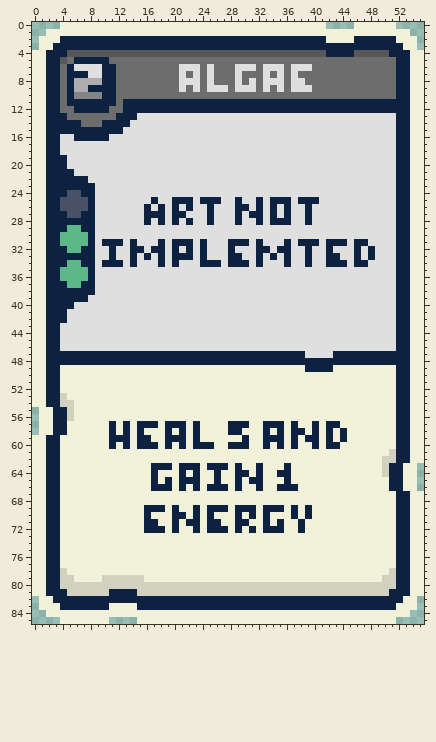
Two versions of one sprite sheet, Art/Cards/024 Algae.png. Above is the file before it was changed.
The file is 56x86 pixels.
New version:
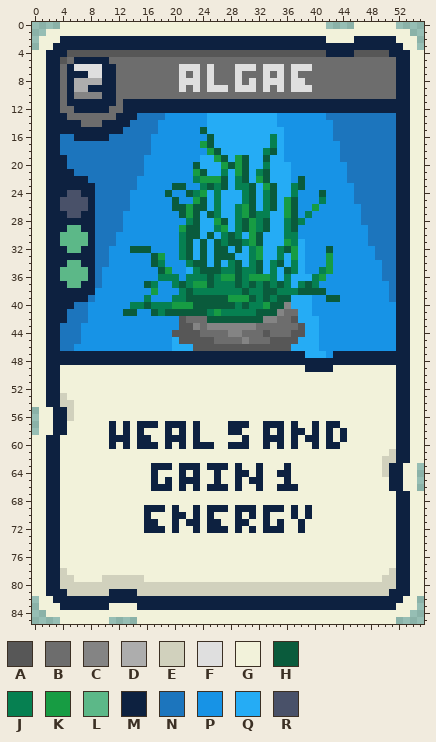
Palette (. is transparent): A #575757  B #6d6d6d  C #848484  D #adadad  E #d1d1bd  F #dfdfdf  G #f2f2da  H #0a5b3c  J #068051  K #179c43  L #5cb888  M #0d2140  N #1c75bd  P #1793e6  Q #25acf5  R #495169
The exact change:
y 13: x 15..51 FFFFFFFFFFFFFFFFFFFFFFFFFFFFFFFFFFFFF -> NNNNPPPPPPQQQQQQQQQQPPPPPPPNNNNNNNNNN
y 14: x 14..51 FFFFFFFFFFFFFFFFFFFFFFFFFFFFFFFFFFFFFF -> NNNNPPPPPPPQQQQQQQQQQPPPPPPPPNNNNNNNNN
y 15: x 13..51 FFFFFFFFFFFFFFFFFFFFFFFFFFFFFFFFFFFFFFF -> NNNNNPPPPPPHQQQQQQQQQQQPPPPPPPNNNNNNNNN
y 16: x 4..5 FF -> NN; x 11..51 FFFFFFFFFFFFFFFFFFFFFFFFFFFFFFFFFFFFFFFFF -> NNNNNNPPPPPPPPHQQQQQQQQJQPPPPPPPNNNNNNNNN
y 17: x 4..51 FFFFFFFFFFFFFFFFFFFFFFFFFFFFFFFFFFFFFFFFFFFFFFFF -> NNNNNNNNNNNNNPPPPPPPKHQQQQQQQQJQPPPPPPPPNNNNNNNN
y 18: x 4..51 FFFFFFFFFFFFFFFFFFFFFFFFFFFFFFFFFFFFFFFFFFFFFFFF -> NNNNNNNNNNNNNPPPPPPPPKHQQQQQQJHQPPPPPPPPNNNNNNNN
y 19: x 5..51 FFFFFFFFFFFFFFFFFFFFFFFFFFFFFFFFFFFFFFFFFFFFFFF -> NNNNNNNNNNNPPPPPPPPQQKHQKHQQHQQPPPPPPPPNNNNNNNN
y 20: x 5..51 FFFFFFFFFFFFFFFFFFFFFFFFFFFFFFFFFFFFFFFFFFFFFFF -> NNNNNNNNNNNPPPPPPPHQQQKHKHQQJQQQPPPPPPPPNNNNNNN
y 21: x 6..51 FFFFFFFFFFFFFFFFFFFFFFFFFFFFFFFFFFFFFFFFFFFFFF -> NNNNNNNNNNPPPPPPPKHQQJQKHQJHQQQPPPPPPPPNNNNNNN
y 22: x 8..51 FFFFFFFFFFFFFFFFFFFFFFFFFFFFFFFFFFFFFFFFFFFF -> NNNNNNNPPPPPPPPJKKKHQJHQKHQQQPHPPPPPPNNNNNNN
y 23: x 9..51 FFFFFFFFFFFFFFFFFFFFFFFFFFFFFFFFFFFFFFFFFFF -> NNNNNNPPPPPHHPPJHJHQJJHQKHQQJHPPPPPPPNNNNNN
y 24: x 9..51 FFFFFFFFFFFFFFFFFFFFFFFFFFFFFFFFFFFFFFFFFFF -> NNNNNPPPPPHPPHJKQJQQQJHQJHQQJPPPHPPPPNNNNNN
y 25: x 9..51 FFFFFFFFMFFMMMFMMMFFMFFMFMMMFMMMFFFFFFFFFFF -> NNNNNPPPPPPHPPKHQJQQQJHQJHQKHPPPJPPPPNNNNNN
y 26: x 9..51 FFFFFFFMFMFMFMFFMFFFMMFMFMFMFFMFFFFFFFFFFFF -> NNNNNPPPPPPHHKHHQJQQJKHQJHQKHPPKPPPPPPNNNNN
y 27: x 9..51 FFFFFFFMMMFMMFFFMFFFMFMMFMFMFFMFFFFFFFFFFFF -> NNNNPPPPPPPPHKHQHJQQJKHJJQQKHPJPPPPPPPNNNNN
y 28: x 9..51 FFFFFFFMFMFMFMFFMFFFMFFMFMMMFFMFFFFFFFFFFFF -> NNNNPPPPPPPPPJHQQKHQJHKJHQQJHJPPPPPPPPNNNNN
y 29: x 9..51 FFFFFFFFFFFFFFFFFFFFFFFFFFFFFFFFFFFFFFFFFFF -> NNNNPPPPPPPPKHHQQJKQJHKJHQQJHPPPPPPPPPPNNNN
y 30: x 9..51 FFFFFFFFFFFFFFFFFFFFFFFFFFFFFFFFFFFFFFFFFFF -> NNNPPPPPPPPPJHHQHQJHJQKHQQQJJPPPPPPPPPPNNNN
y 31: x 9..51 FMMMFMFFFMFMMMFMFFFMMMFMFFFMFMMMFMMMFMMFFFF -> NNNPPPPPPPPPJHQHQHJHHJKHQQQKJQPPPPPPPPPNNNN
y 32: x 9..51 FFMFFMMFMMFMFMFMFFFMFFFMMFMMFFMFFMFFFMFMFFF -> NNPPPHHHPPPPJHQHQHHQHQJKQQJHKQPPPHPPPPPPNNN
y 33: x 9..51 FFMFFMFMFMFMMMFMFFFMMFFMFMFMFFMFFMMFFMFMFFF -> NNPPPPPPHKPPJHQHQHHHQQJKQQJQKQPPPKPPPPPPNNN
y 34: x 9..51 FMMMFMFFFMFMFFFMMMFMMMFMFFFMFFMFFMMMFMMFFFF -> NNPPPPPPHJPPPJHHQHQJHQJHQJHQJQPPPKPPPPPPPNN
y 35: x 9..51 FFFFFFFFFFFFFFFFFFFFFFFFFFFFFFFFFFFFFFFFFFF -> NPPPPPPPPHKPPQJHHHJJHJJHQJQHJQPPJKPPPPPPPNN
y 36: x 9..51 FFFFFFFFFFFFFFFFFFFFFFFFFFFFFFFFFFFFFFFFFFF -> NPPPPPPPPJJJPJJJHJKKHJKKKJQJQQQJKPPPPPPPPNN
y 37: x 9..51 FFFFFFFFFFFFFFFFFFFFFFFFFFFFFFFFFFFFFFFFFFF -> NPPPPPPHJPPJHJKKHJJJHJHJHJHJQJHJPPPPPPPPPPN
y 38: x 9..51 FFFFFFFFFFFFFFFFFFFFFFFFFFFFFFFFFFFFFFFFFFF -> PPPPPPPPKPPPJHJJJJJJJHJJHHJJJHHHHPPPPPPPPPN
y 39: x 8..51 FFFFFFFFFFFFFFFFFFFFFFFFFFFFFFFFFFFFFFFFFFFF -> NPPPPPPPJPPPJJHHHHHHKKKHJHJHHQQQPPHHPPPPPPPN
y 40: x 6..51 FFFFFFFFFFFFFFFFFFFFFFFFFFFFFFFFFFFFFFFFFFFFFF -> NNPPPPPPJJHJJJKKKHHHHHHJHJJKHHCQQQPPPPPPPPPPPP
y 41: x 5..51 FFFFFFFFFFFFFFFFFFFFFFFFFFFFFFFFFFFFFFFFFFFFFFF -> NNNPPPPPHHPPHJHHHHHHJKJJJJJHHHCBBQQPPPPPPPPPPPP
y 42: x 5..51 FFFFFFFFFFFFFFFFFFFFFFFFFFFFFFFFFFFFFFFFFFFFFFF -> NNNPPPPPPPPPPPPPABBBHHHHHHHHCCBBAQQQPPPPPPPPPPP
y 43: x 4..51 FFFFFFFFFFFFFFFFFFFFFFFFFFFFFFFFFFFFFFFFFFFFFFFF -> NNNPPPPPPPPPPPPPPAACBCCCCCCCBBBBBBAQQPPPPPPPPPPP
y 44: x 4..51 FFFFFFFFFFFFFFFFFFFFFFFFFFFFFFFFFFFFFFFFFFFFFFFF -> NNNPPPPPPPPPPPPPAAAABBBBCCBBBABBBAAQQPPPPPPPPPPP
y 45: x 4..51 FFFFFFFFFFFFFFFFFFFFFFFFFFFFFFFFFFFFFFFFFFFFFFFF -> NNNPPPPPPPPPPPPPQAAAAABBBBCBBBAAAAQQQPPPPPPPPPPP
y 46: x 4..51 FFFFFFFFFFFFFFFFFFFFFFFFFFFFFFFFFFFFFFFFFFFFFFFF -> NNPPPPPPPPPPPPPPQQQAAAAAAAAAAAAAAQQQQPPPPPPPPPPP
y 47: x 39..42 FFFF -> QQQP
Where, in picture pixels (left, top, right, bottom), the same in both pictures:
changed: (60, 113, 396, 358)
